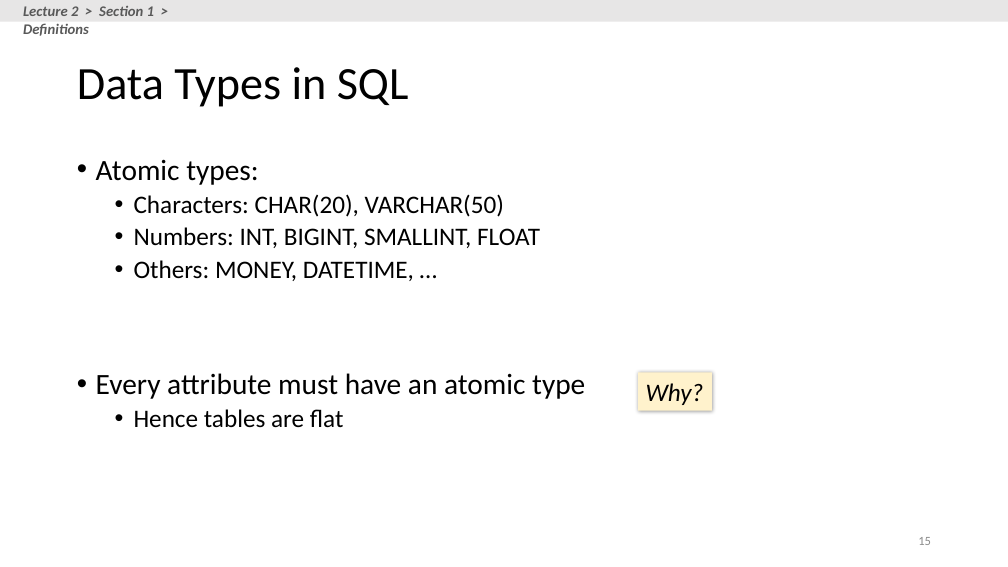
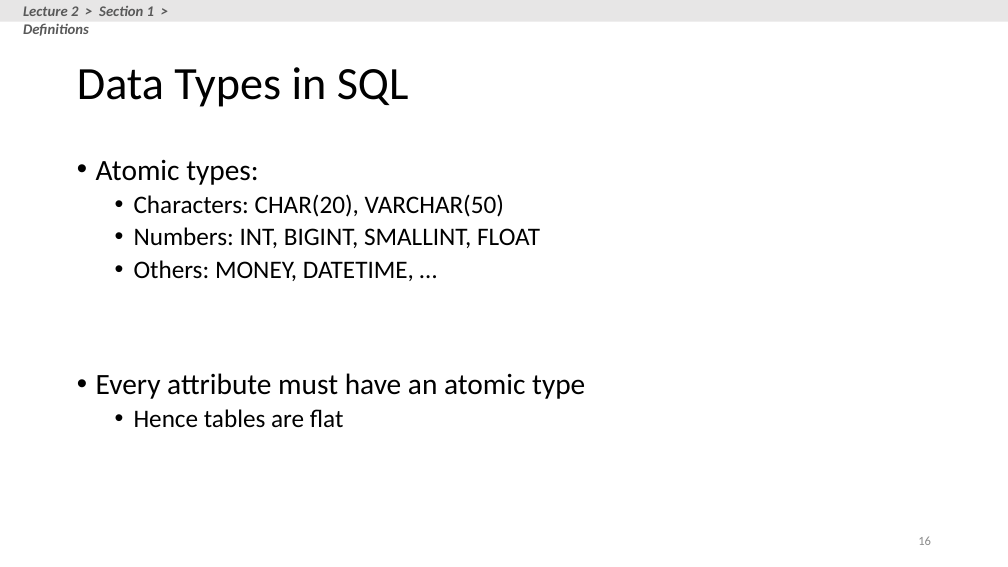
Before and after one commit to HazyResearch/cs145-notebooks-2016, a slide deck: slide 16 of lecture-2-3/Lecture_2_3_SQL.pptx (slide 15 before the commit). Drawn at 1008x567 pixels with LibreOffice and Linux fonts; fonts in the diff are those of the drawing. Boxes give left, top, right and bottom in pixels: in the first picture for what was removed or moved away, otherwise in the second. Text is boxed around its words. In the diff, an @@ line names an element or a change of style, - is before the commit and + after.

```diff
--- a/lecture-2-3/Lecture_2_3_SQL.pptx
+++ b/lecture-2-3/Lecture_2_3_SQL.pptx
@@ rectangle removed at bbox=[638, 373, 712, 411] @@
-Why?
```
Also in this commit, not shown: 11 other slides changed, 2 slides added, 1 slide removed, 4 other files.
